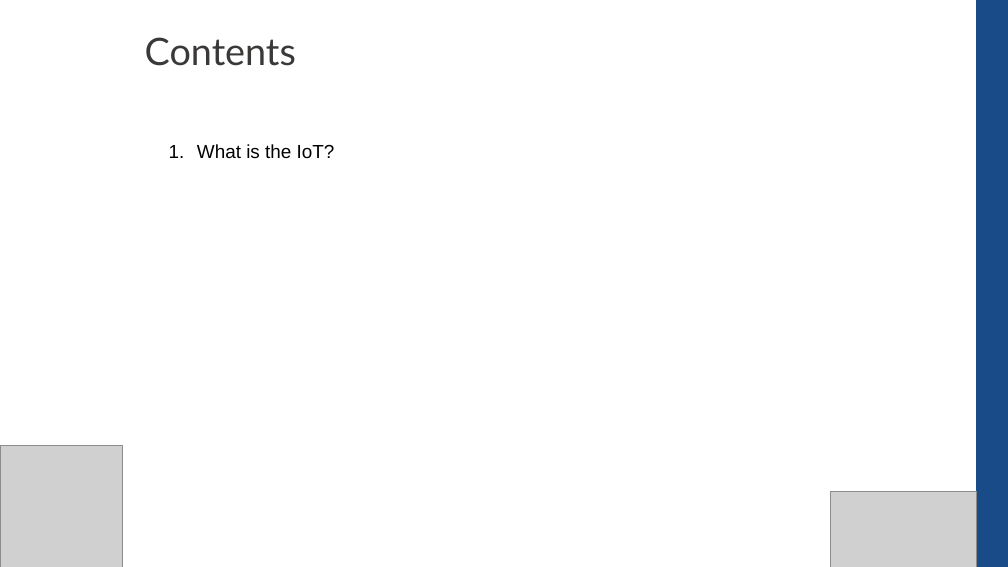
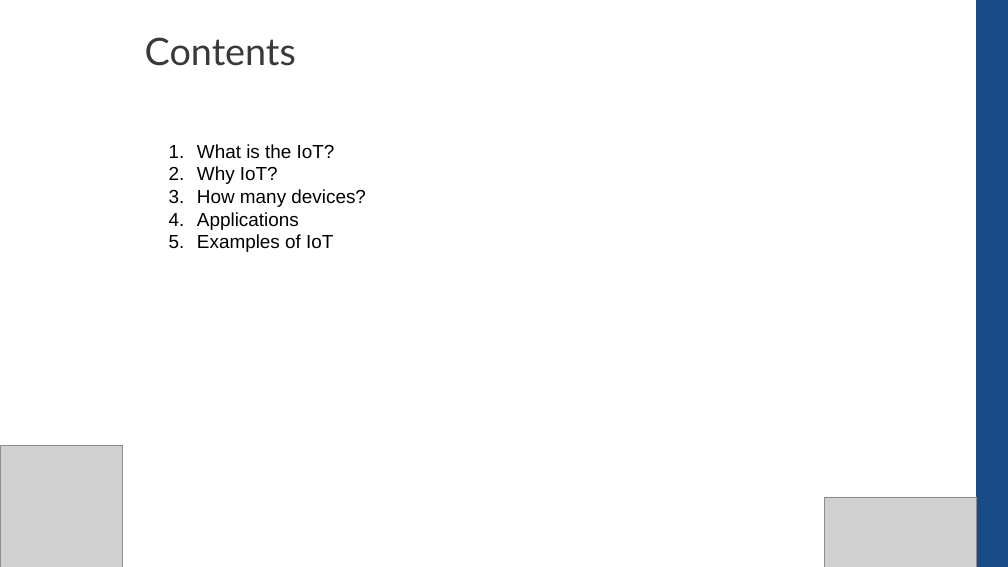
Before and after one commit to CompEng0001/IoT-and-Our-Schools-Environments-for-Education, a slide deck: slide 2 of Lessons/Introduction.pptx. Drawn at 1008x567 pixels with LibreOffice and Linux fonts; fonts in the diff are those of the drawing; grey boxes stand for pictures. Boxes give left, top, right and bottom in pixels: in the first picture for what was removed or moved away, otherwise in the second. Text is boxed around its words. In the diff, an @@ line names an element or a change of style, - is before the commit and + after.

```diff
--- a/Lessons/Introduction.pptx
+++ b/Lessons/Introduction.pptx
@@ text at (x1=197, y1=166, x2=366, y2=252): paragraphs added @@
+2. Why IoT?
+3. How many devices?
+4. Applications
+5. Examples of IoT
@@ picture resized from (x1=830, y1=492, x2=977, y2=567) to (x1=824, y1=497, x2=977, y2=567) @@
```
Also in this commit, not shown: 2 other slides changed, 4 slides added.
